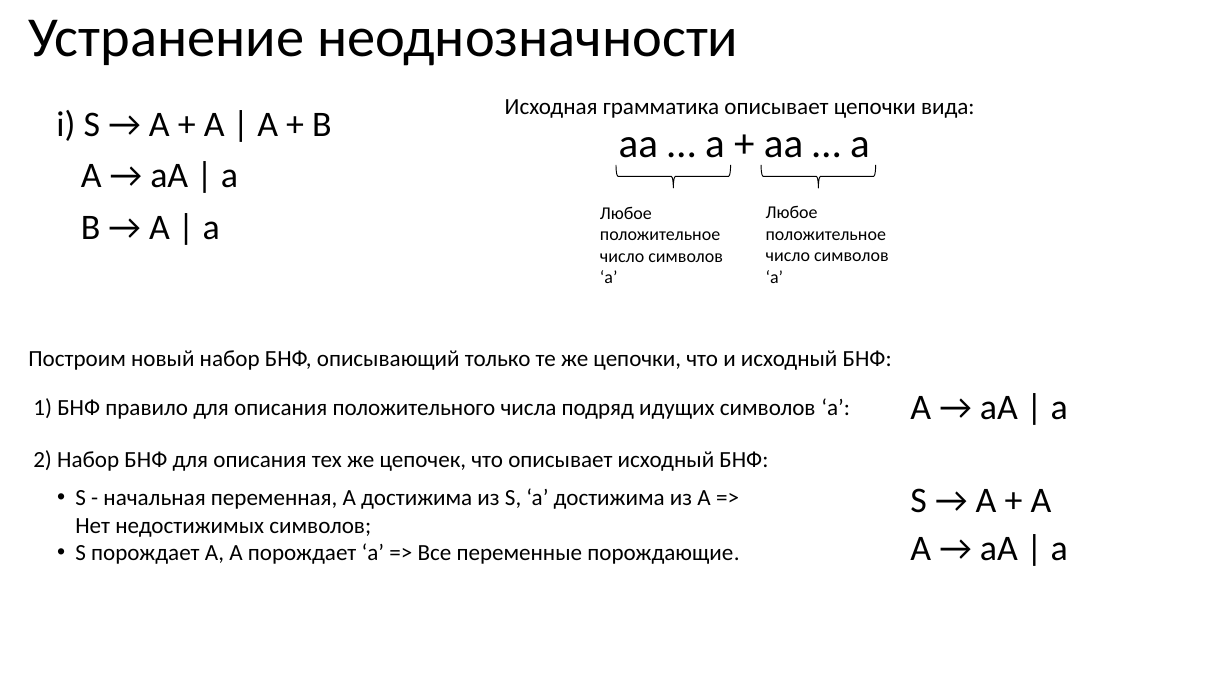
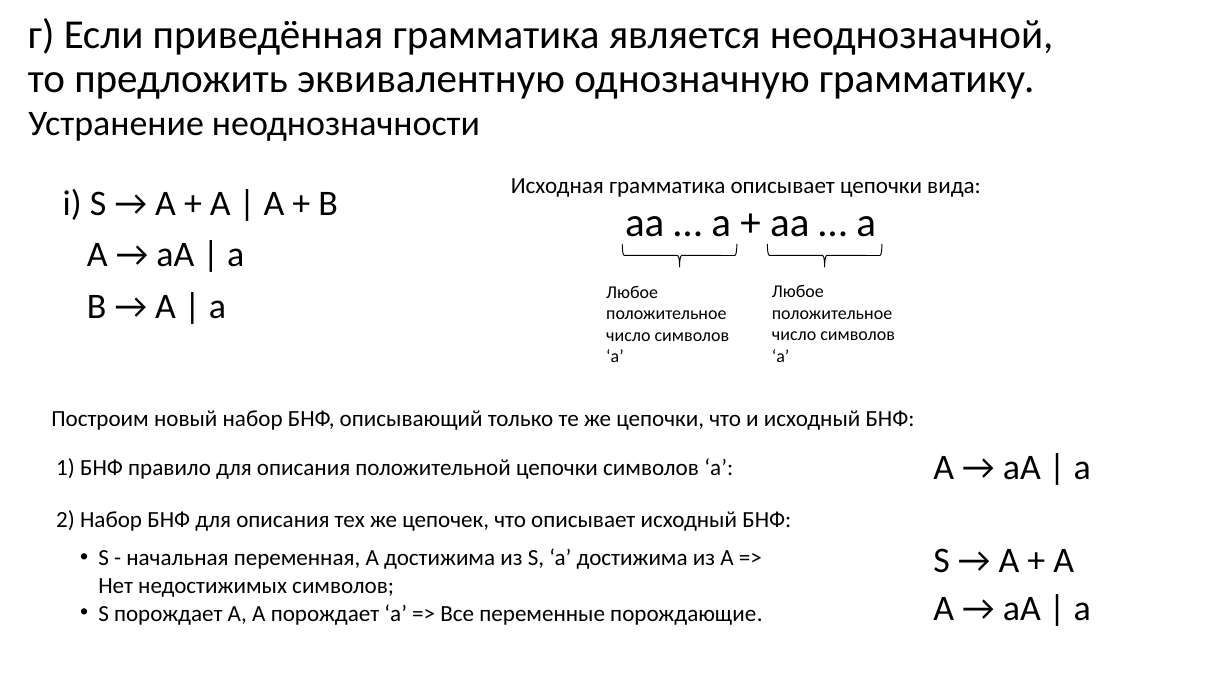
Before and after one commit to goddamnteam/korzun, a slide deck: slide 10 of task6.pptx (slide 11 before the commit). Drawn at 1232x693 pixels with LibreOffice and Linux fonts; fonts in the diff are those of the drawing. Boxes give left, top, right and bottom in pixels: in the first picture for what was removed or moved away, otherwise in the second. Text is boxed around its words. In the diff, an @@ line names an element or a change of style, - is before the commit and + after.

Commit message:
Last fixes

```diff
--- a/task6.pptx
+++ b/task6.pptx
@@ text added at [28,18,1054,99], 32 pt, text #000000 @@
+г) Если приведённая грамматика является неоднозначной, то предложить эквивалентную однозначную грамматику.
@@ title "Устранение неоднозначности": place and size @@
-title "Устранение неоднозначности" at [28,19,738,66]
+title "Устранение неоднозначности" at [28,112,480,141]
@@ title "Устранение неоднозначности" at [28,112,480,141]: size 44 to 28 pt @@
@@ 5 texts, 2 right braces: place and size @@
-5 texts, 2 right braces at [56,99,975,283]
+5 texts, 2 right braces at [63,178,981,362]
@@ text "Построим новый набор БНФ, описывающий ...": place and size @@
-text "Построим новый набор БНФ, описывающий ..." at [28,350,892,370]
+text "Построим новый набор БНФ, описывающий ..." at [51,410,915,430]
@@ 4 texts: place and size @@
-4 texts at [33,396,1068,564]
+4 texts at [56,456,1091,625]
@@ text at [56,458,733,479]: text changed @@
-1) БНФ правило для описания положительного числа подряд идущих символов ‘a’:
+1) БНФ правило для описания положительной цепочки символов ‘a’:
```
Also in this commit, not shown: 8 other slides changed, 1 slide removed.
